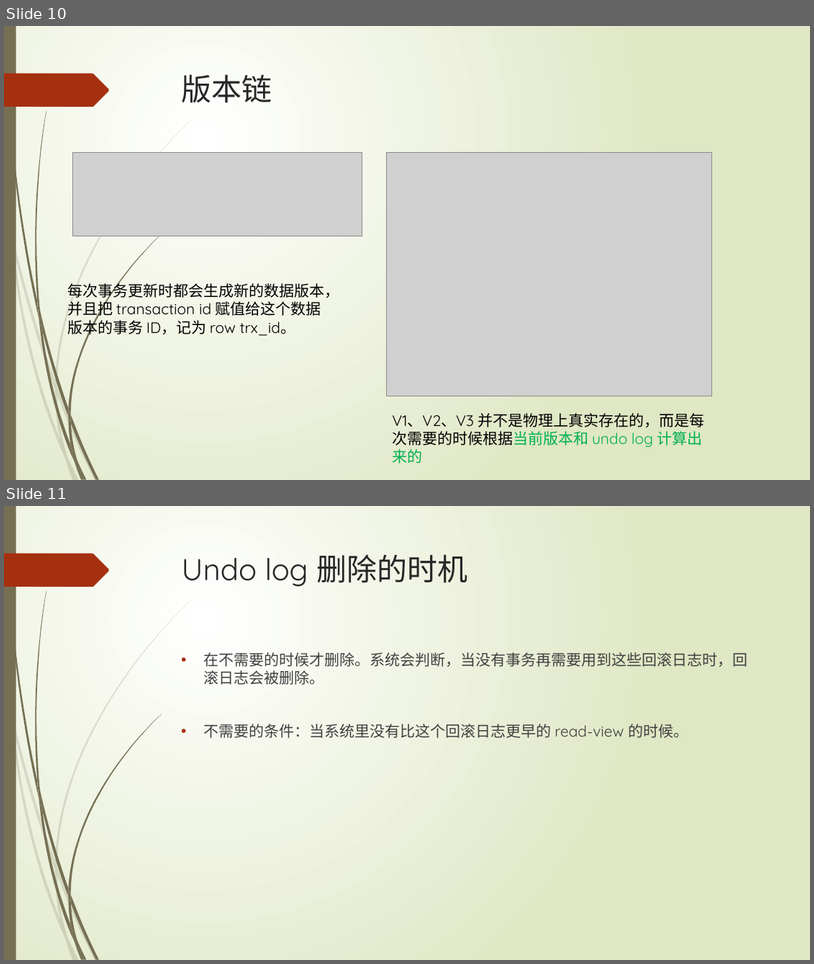
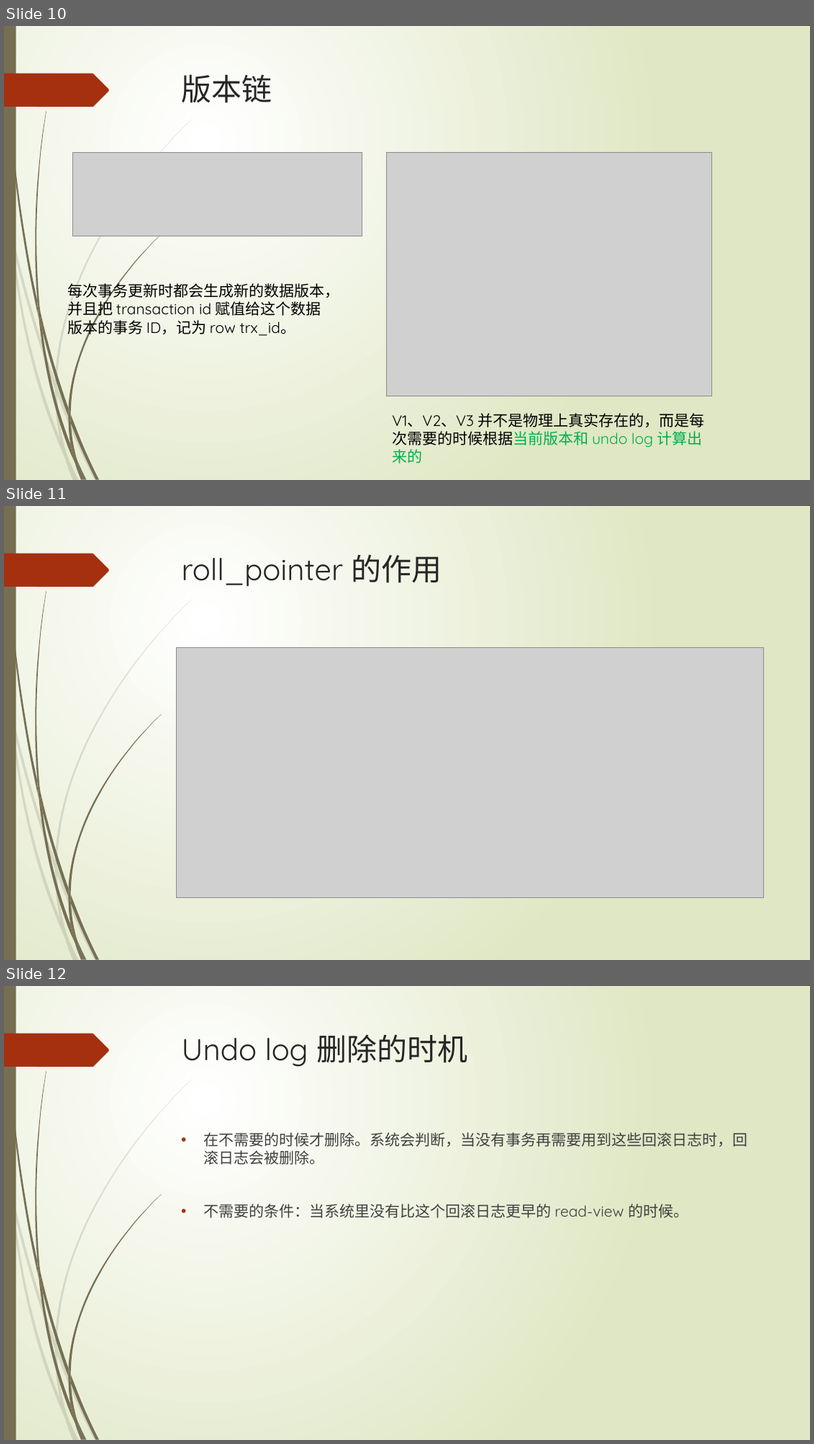
Before and after one commit to TopSpoofer/learning, a slide deck: mysql/mysql的事务实现.pptx. Shown one above the other, each under a label of ours: slides 10 and 11 before the commit, slides 10, 11 and 12 after it. The pictures are 814x964 and 814x1444 pixels, drawn with LibreOffice and Linux fonts; fonts in the diff are those of the drawing; grey boxes stand for pictures. Boxes give left, top, right and bottom in pixels: in the first picture for what was removed or moved away, otherwise in the second. Text is boxed around its words. In the diff, an @@ line names an element or a change of style, - is before the commit and + after.

```diff
--- a/mysql/mysql的事务实现.pptx
+++ b/mysql/mysql的事务实现.pptx
@@ slide 11 added at bbox=[4, 506, 810, 960], background gradient #FFFFFF to #DFE8C4; not listed: 24 template elements that a slide beside it also shows @@
@@ title added at bbox=[182, 554, 442, 587], 36 pt, text #262626 @@
+roll_pointer 的作用
@@ picture added at bbox=[176, 647, 764, 897] @@
@@ what was slide 11 is now slide 12 @@
```
Also in this commit, not shown: 3 slides changed.
